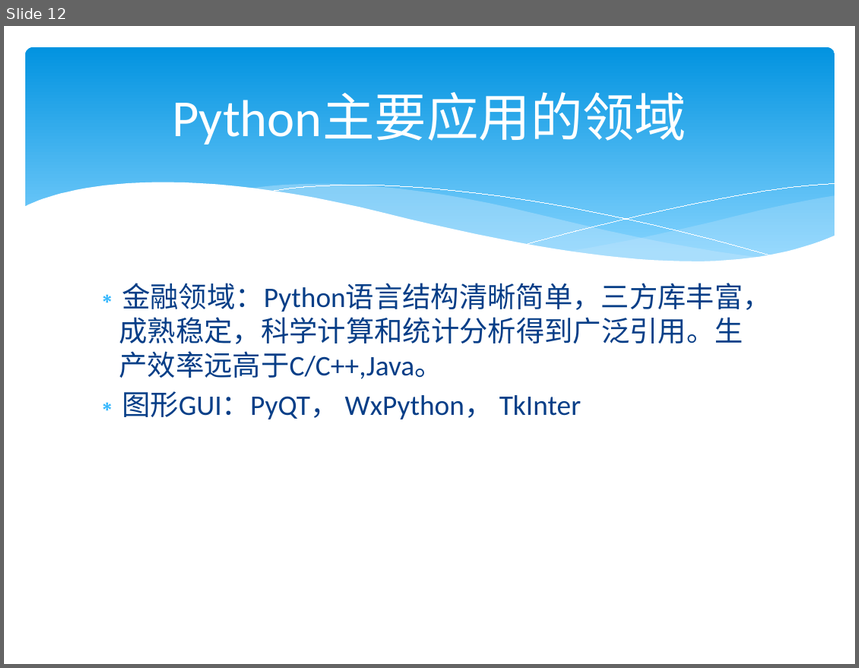
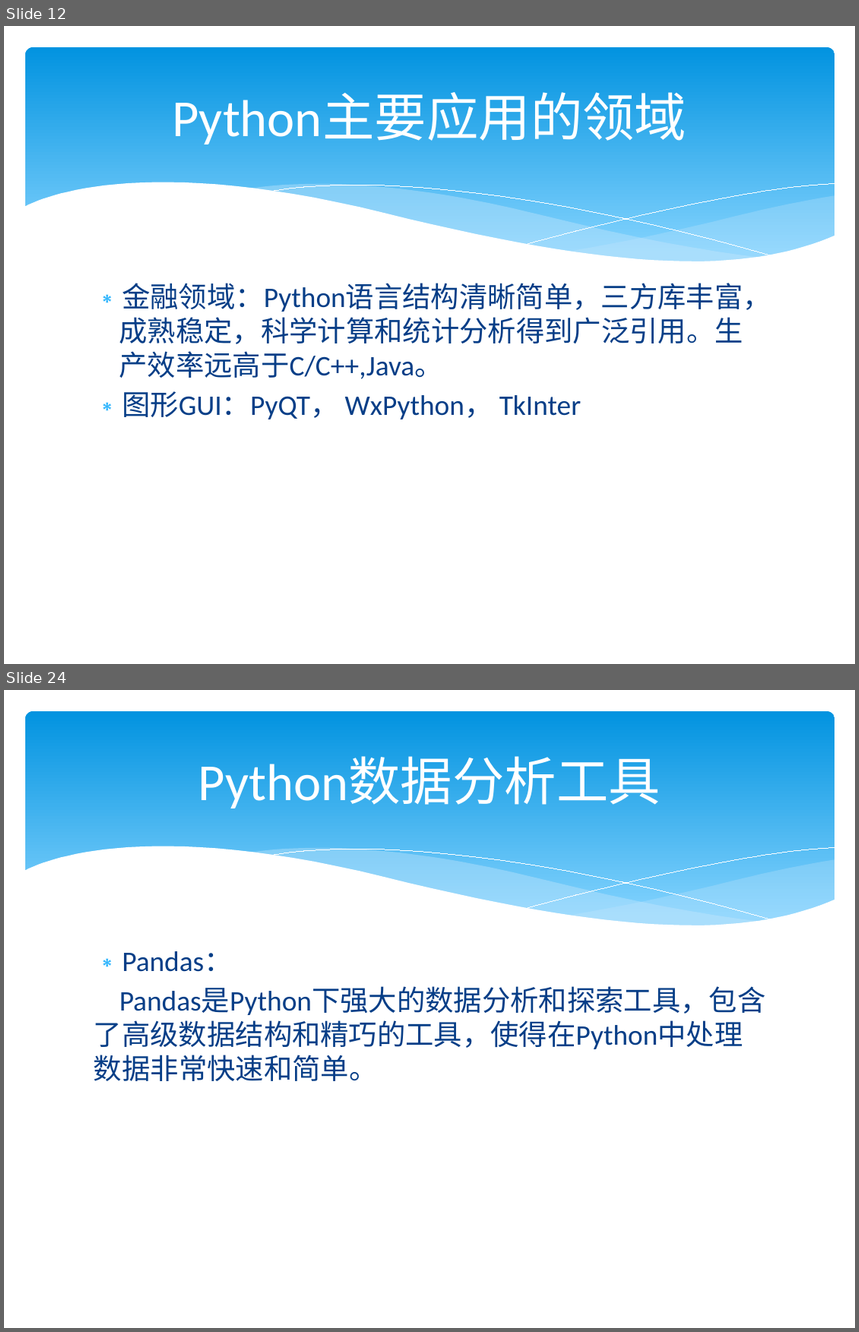
Before and after one commit to lysgwl/test4, a slide deck: python3/Python培训.pptx. Shown one above the other, each under a label of ours: slide 12 before the commit, slides 12 and 24 after it; the slides between them are not shown. The pictures are 859x668 and 859x1332 pixels, drawn with LibreOffice and Linux fonts; fonts in the diff are those of the drawing. Boxes give left, top, right and bottom in pixels: in the first picture for what was removed or moved away, otherwise in the second. Text is boxed around its words. In the diff, an @@ line names an element or a change of style, - is before the commit and + after.

```diff
--- a/python3/Python培训.pptx
+++ b/python3/Python培训.pptx
@@ slide 24 added at box(4, 690, 855, 1328), background #FFFFFF; not listed: 6 template elements that a slide beside it also shows @@
@@ title added at box(198, 757, 661, 809), 44 pt, text #FFFFFF @@
+Python数据分析工具
@@ text added at box(94, 951, 766, 1081), 24 pt, text #073E87 @@
+∗ Pandas：
+Pandas是Python下强大的数据分析和探索工具，包含了高级数据结构和精巧的工具，使得在Python中处理数据非常快速和简单。
```
Also in this commit, not shown: 11 other slides added, 1 other file.
